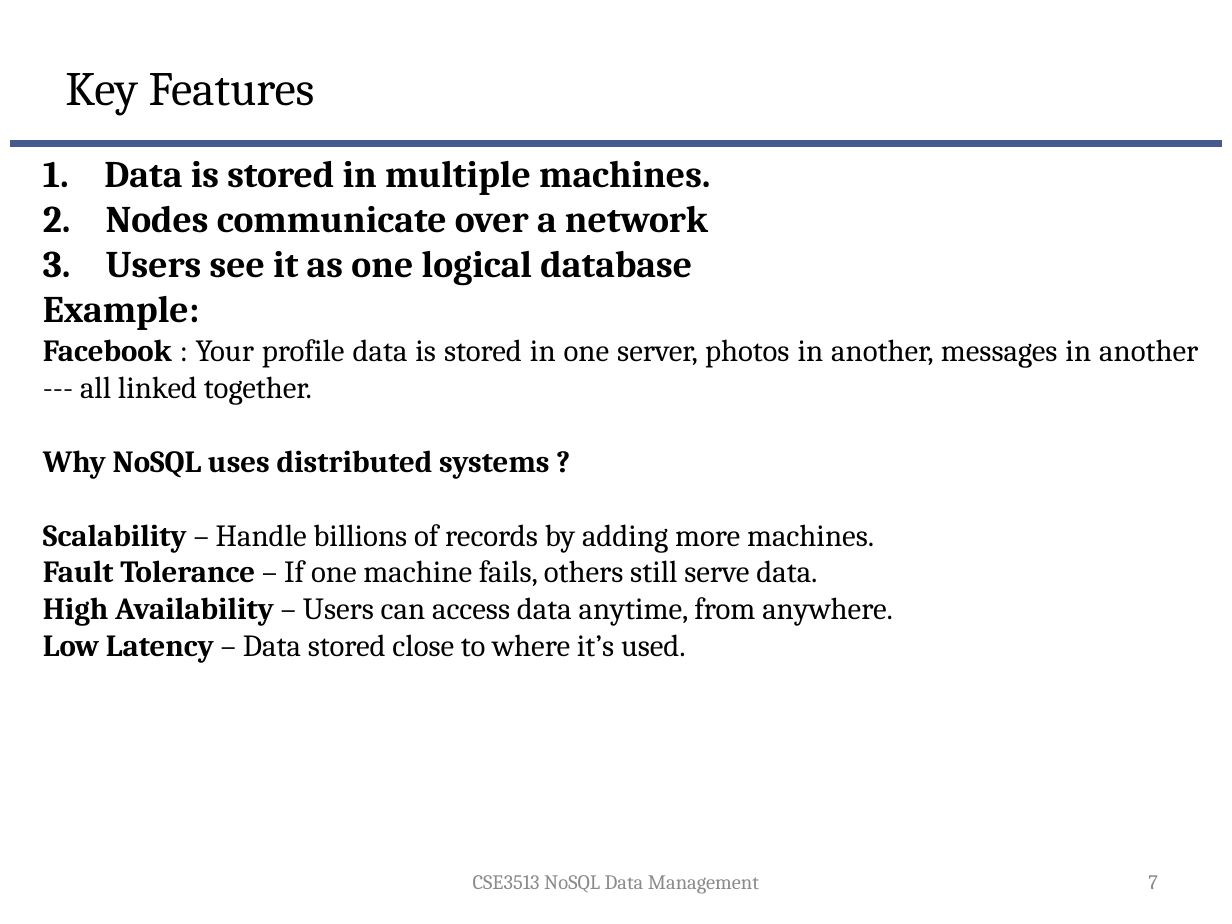
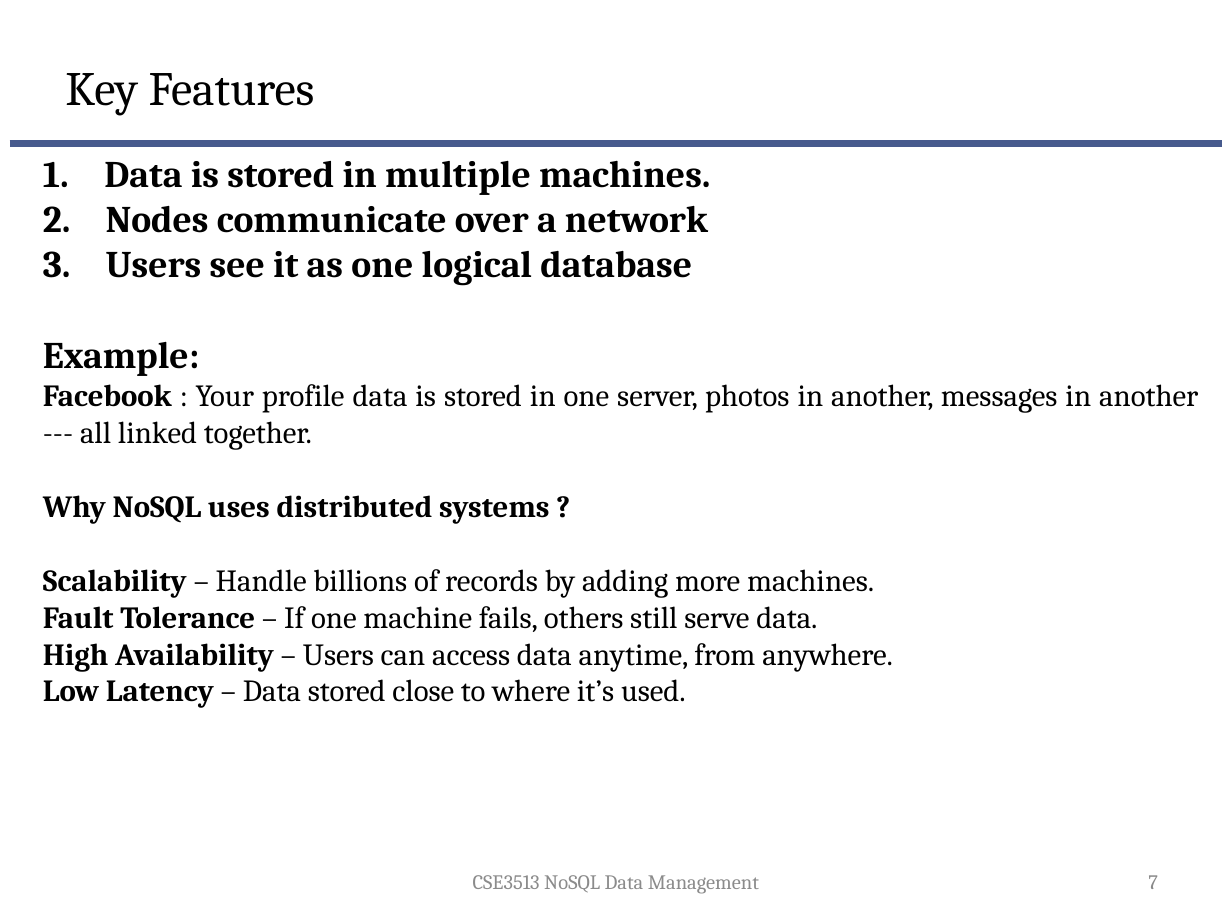
Before and after one commit to suniljeevan/NOSQL-2025, a slide deck: slide 7 of THEORY COURSE MATERIALS/Module 2.pptx. Drawn at 1232x924 pixels with LibreOffice and Linux fonts; fonts in the diff are those of the drawing; background and template pictures are left out. Boxes give left, top, right and bottom in pixels: in the first picture for what was removed or moved away, otherwise in the second. Text is boxed around its words. In the diff, an @@ line names an element or a change of style, - is before the commit and + after.

```diff
--- a/THEORY COURSE MATERIALS/Module 2.pptx
+++ b/THEORY COURSE MATERIALS/Module 2.pptx
@@ text "Data is stored in multiple ..." rewrapped from (43, 160, 1198, 663) to (43, 160, 1198, 708) @@
```
Also in this commit, not shown: 42 other slides changed.
